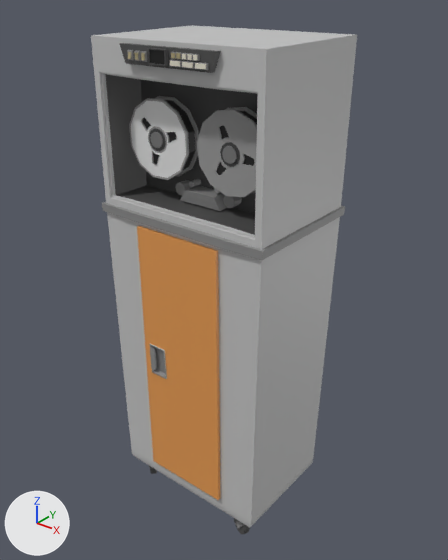
A saved change to the FBX model Prototype/Assets/Prefab/Import/Office Machine_1.fbx.
Camera for both pictures: a camera (50 mm lens) standing at (1.6, -2.63, 2.39) and looking at (0.02, -0.65, 1.16). The axes (+X, +Y, +Z) are drawn at lower left. The lights are the same throughout. Where no turn or scale is listed for an object, it has been applied to the vertices.
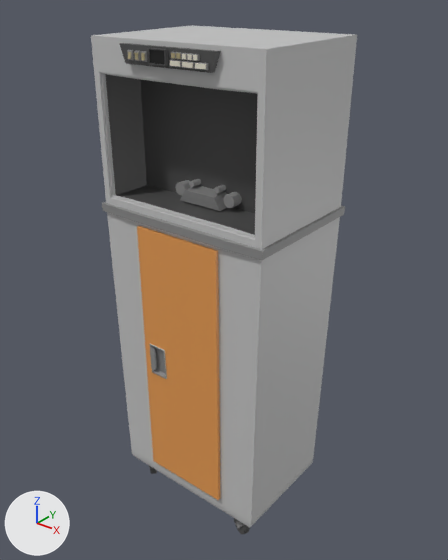
The newer file is also turned or shifted as a whole; pictures and numbers use the older file's frame.

Where the change shows, as pixel boxes (x1, y1, x2, y2) in the pictures (448 x 560 px):
'Cylinder.005', moved (not visible afterwards): before (129, 96, 199, 180)
'Cylinder.004', moved (not visible afterwards): before (197, 107, 257, 197)

Diff of the bpy script that builds the scene:
```diff
--- a/Prototype/Assets/Prefab/Import/Office Machine_1.fbx.py
+++ b/Prototype/Assets/Prefab/Import/Office Machine_1.fbx.py
@@ ob_cylinder_005 @@
 ob_cylinder_005 = bpy.data.objects.new('Cylinder.005', me_cylinder_008)
-ob_cylinder_005.location = (-0.146, -0.834, 1.811)
+ob_cylinder_005.location = (0.039, -0.837, 0.524)
@@ ob_cylinder_004 @@
 ob_cylinder_004 = bpy.data.objects.new('Cylinder.004', me_cylinder_003)
-ob_cylinder_004.location = (0.221, -0.834, 1.811)
+ob_cylinder_004.location = (0.039, -0.837, 0.524)
```
